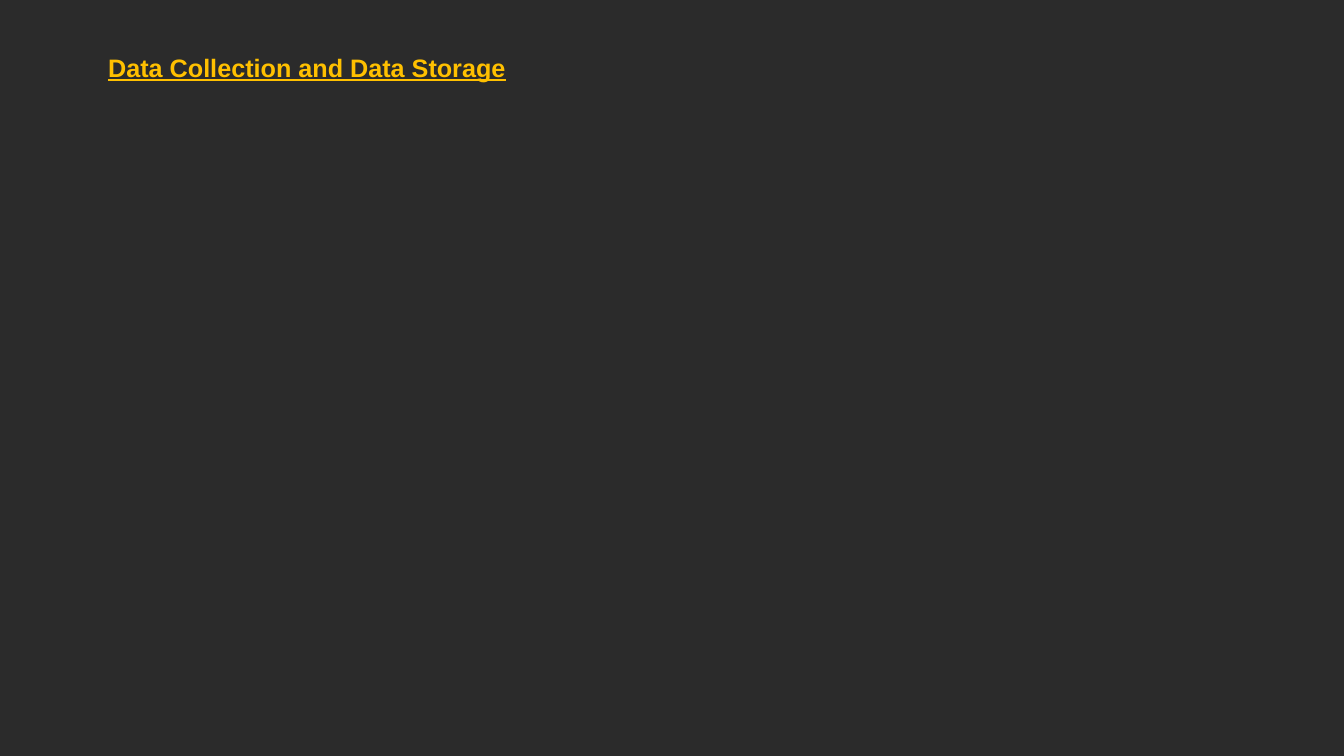
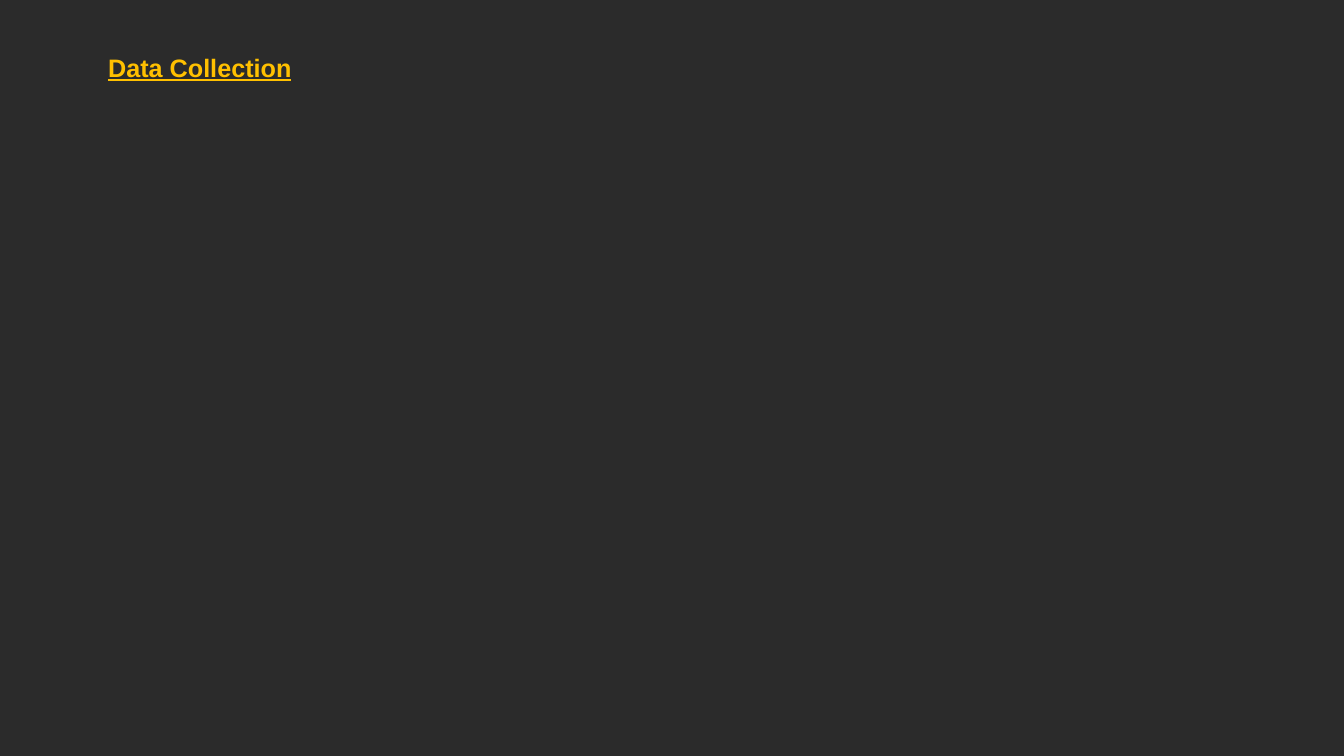
Before and after one commit to MarcoH97/Big-Data-project, a slide deck: slide 12 of 2023_05_24 - BDA - Big Data Big Dreams v0.pptx. Drawn at 1344x756 pixels with LibreOffice and Linux fonts; fonts in the diff are those of the drawing; background and template pictures are left out; a plain dark background stands for a picture behind light text. Boxes give left, top, right and bottom in pixels: in the first picture for what was removed or moved away, otherwise in the second. Text is boxed around its words. In the diff, an @@ line names an element or a change of style, - is before the commit and + after.

```diff
--- a/2023_05_24 - BDA - Big Data Big Dreams v0.pptx
+++ b/2023_05_24 - BDA - Big Data Big Dreams v0.pptx
@@ text at (x1=108, y1=58, x2=292, y2=81): text changed @@
-Data Collection and Data Storage
+Data Collection
```
Also in this commit, not shown: 1 other slide changed, 2 other files.
